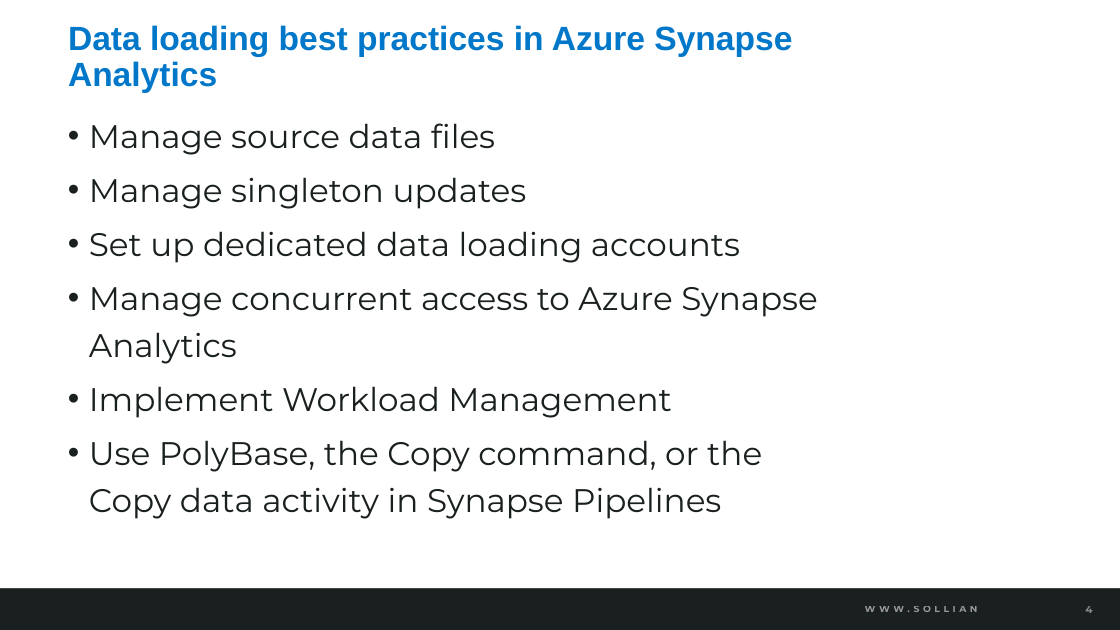
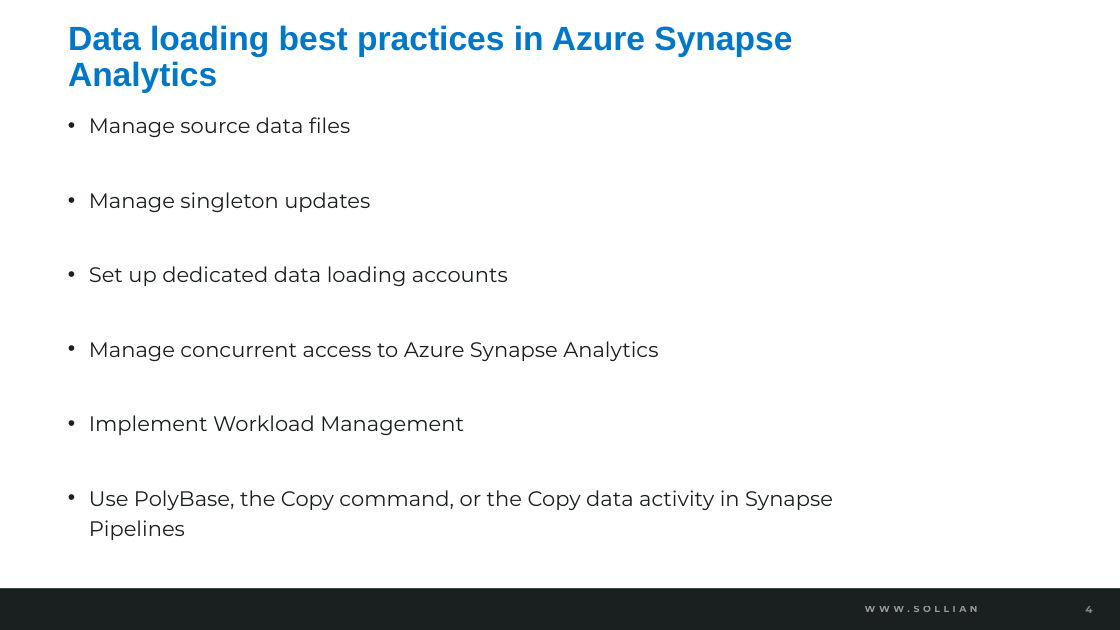
Before and after one commit to pietheinstrengholt/azure-data-engineering-conference-workshop, a slide deck: slide 4 of Conference_ppt/07-Ingest and load data.pptx. Drawn at 1120x630 pixels with LibreOffice and Linux fonts; fonts in the diff are those of the drawing; background and template pictures are left out. Boxes give left, top, right and bottom in pixels: in the first picture for what was removed or moved away, otherwise in the second. Text is boxed around its words. In the diff, an @@ line names an element or a change of style, - is before the commit and + after.

```diff
--- a/Conference_ppt/07-Ingest and load data.pptx
+++ b/Conference_ppt/07-Ingest and load data.pptx
@@ text "Manage source data files" at [89, 117, 833, 540]: size 28 to 18 pt @@
```
Also in this commit, not shown: 2 other slides changed, 1 slide added, 1 other file.
